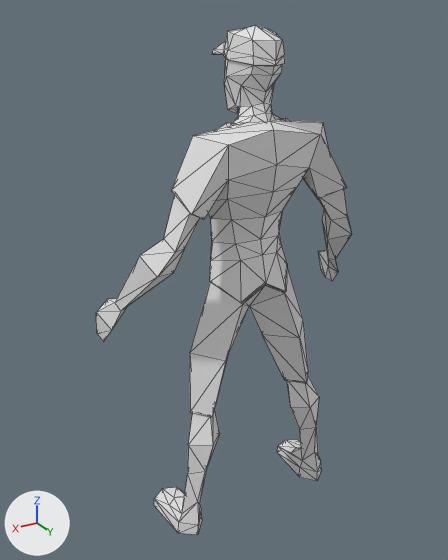
The glTF model React/public/modelos/Modelo_base.glb as it was, and as the next commit left it.
Before and after are seen from a 50 mm camera at (3.63, 5.19, 5.85) aimed at (0.18, -0.56, 2.98). Lighting does not change. The marker at lower left points along +X, +Y and +Z. The picture after the commit comes second. Mesh edges are drawn as thin lines. Vertices at exactly the same position are counted once.

In view in the first picture: 'BASE_Low Poly Man'.
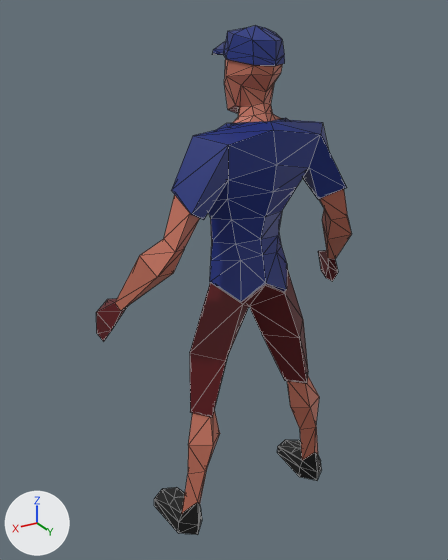
What differs and where, as boxes (x1, y1, x2, y2) in the pictures (448 x 560 px):
'BASE_Low Poly Man', surface changed (darker)
    both: (96, 25, 351, 534)

The change, as a diff of the scene's bpy script:
```diff
--- a/React/public/modelos/Modelo_base.glb.py
+++ b/React/public/modelos/Modelo_base.glb.py
@@ img_jugador_base @@
+img_jugador_base = load_image('Jugador_base', '_unpacked/Jugador_base', 1024, 1024, 'sRGB')
@@ mat_material_001 @@
 mat_material_001 = principled_material('Material.001')
-mat_material_001.base_color = (0.8, 0.8, 0.8)  # white #e7e7e7
+mat_material_001.texture = img_jugador_base
@@ me_cube_001 @@
 me_cube_001.from_pydata(...)  # 316 vertices, 628 faces; spans x -1.68..1.68, y -0.93..0.16, z -0.03..5.74
 # used by ob_base_low_poly_man; location = (0.0, 0.0, 0.0)
+# me_cube_001 part 1: texture (UV) coordinates changed
 me_cube_001.materials.append(mat_material_001)
```
